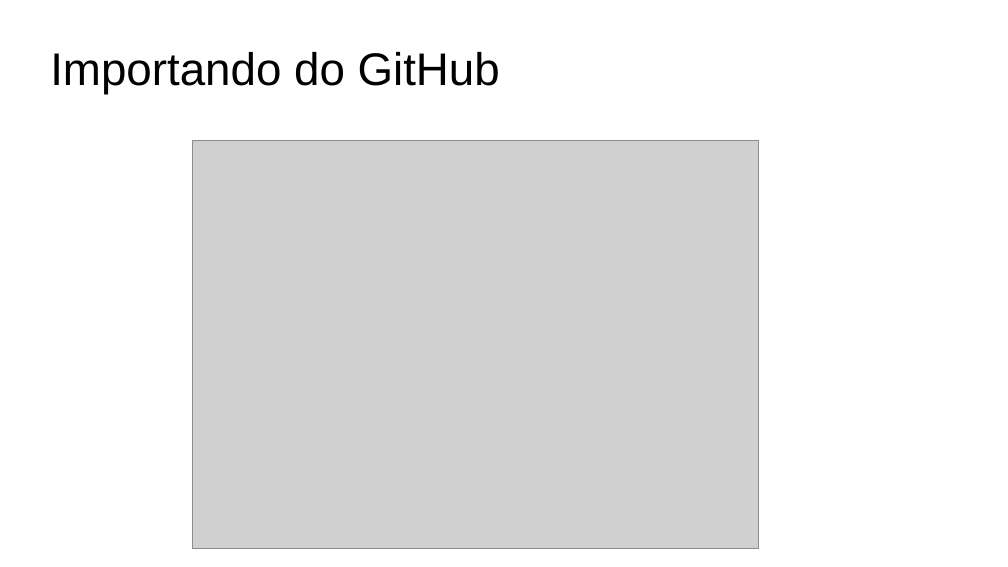
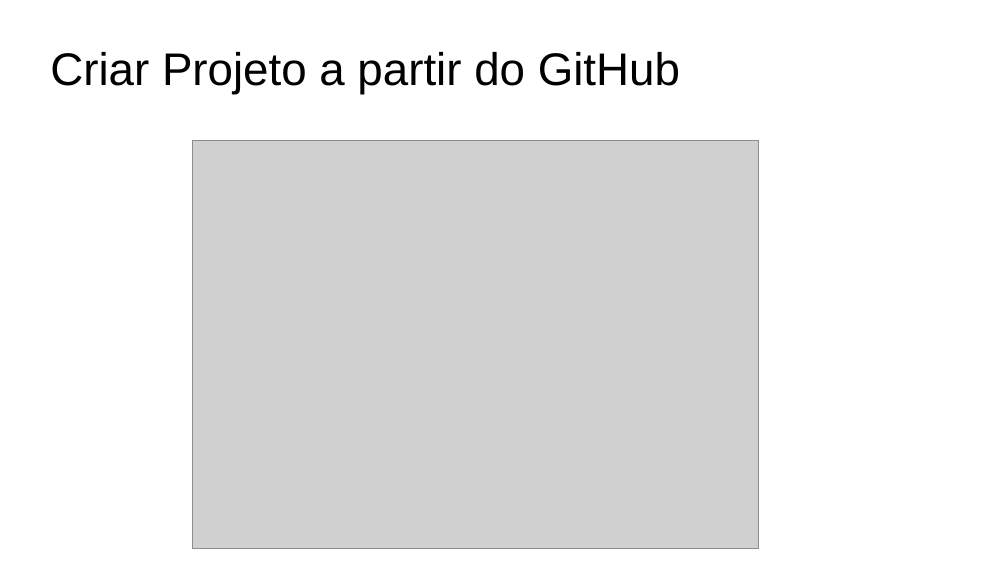
Before and after one commit to vinicius023/AprasentacaoGit, a slide deck: slide 8 of SlidesIntellijWindows.ppt (slide 9 before the commit). Drawn at 1008x567 pixels with LibreOffice and Linux fonts; fonts in the diff are those of the drawing; grey boxes stand for pictures; background and template pictures are left out. Boxes give left, top, right and bottom in pixels: in the first picture for what was removed or moved away, otherwise in the second. Text is boxed around its words. In the diff, an @@ line names an element or a change of style, - is before the commit and + after.

```diff
--- a/SlidesIntellijWindows.ppt
+++ b/SlidesIntellijWindows.ppt
@@ title at [50,52,680,94]: text changed @@
-Importando do GitHub
+Criar Projeto a partir do GitHub
```
Also in this commit, not shown: 5 slides added, 1 slide removed, 2 other files.
